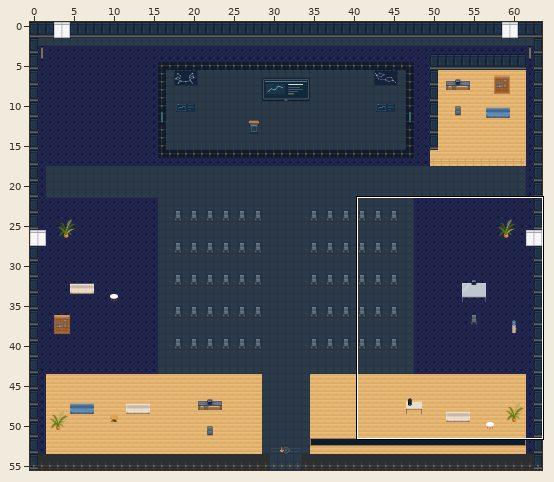
Two states of a Tiled map (JSON), maps/lunar-hall.tmj. Above: a wide view before the commit, with the close-up outlined.
Close-up. Old version:
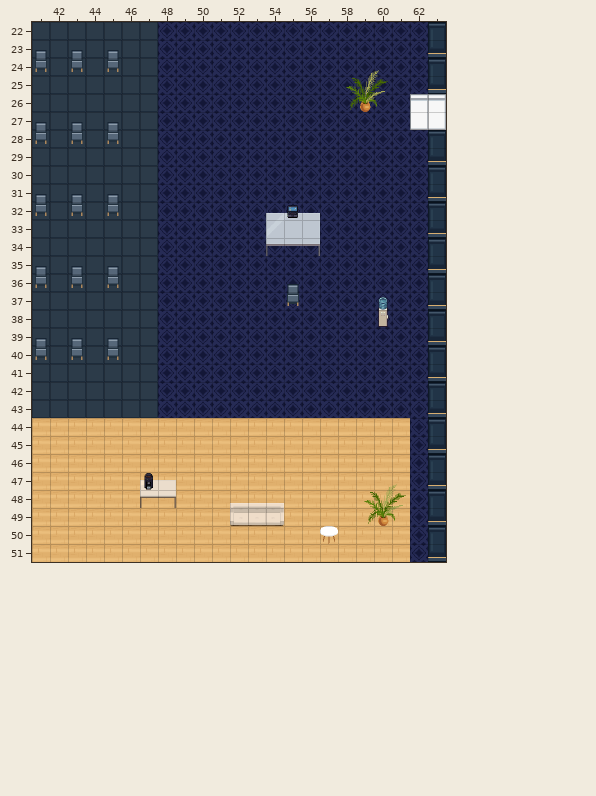
Cells are 32x32 px. Shown: x 41..63, y 22..51. The commit also changed other parts of the map, which this record leaves out.
And afterwards:
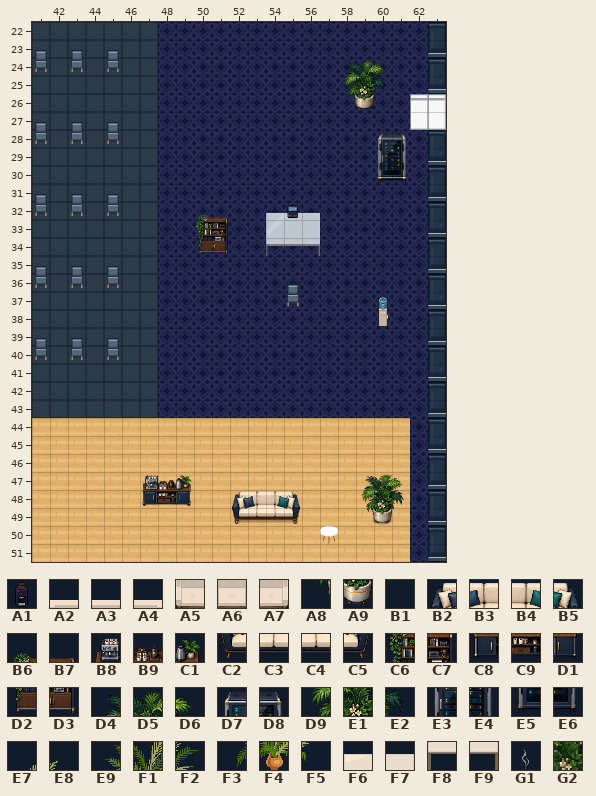
Key: from "art-10": A1 0; from "art-4": A2 0, A3 1, A4 2, A5 13, A6 14, A7 15; from "art-5": A8 6, A9 7, B1 8; from "art-6": B2 6, B3 7, B4 8, B5 9, B6 10, B7 11, B8 12, B9 13, C1 14, C2 22, C3 23, C4 24, C5 25, C6 26, C7 27, C8 28, C9 29, D1 30, D2 42, D3 43, D4 64, D5 65, D6 66, D7 75, D8 76, D9 80, E1 81, E2 82, E3 91, E4 92, E5 107, E6 108; from "art-7": E7 61, E8 62, E9 72, F1 73, F2 74, F3 84, F4 85, F5 86; from "art-8": F6 40, F7 41, F8 50, F9 51; from "interior-ambient-steam": G1 5; from "navigation-mask": G2 1.
__ is an empty cell.
Tiles of an added or newly shown layer are drawn over the layers below it.
See-through tiles are keyed as they look on the map.
The exact change:
{"where": "layer \"scenery-belowAvatar-0\""}
{"y":24,"x":59,"old":"E7 E8","new":"__ __"}
{"y":25,"x":58,"old":"E9 F1 F2","new":"__ __ __"}
{"y":26,"x":58,"old":"F3 F4 F5","new":"A8 A9 B1"}
{"y":28,"x":60,"old":"__ __","new":"D7 D8"}
{"y":29,"x":60,"old":"__ __","new":"E3 E4"}
{"y":30,"x":60,"old":"__ __","new":"E5 E6"}
{"y":32,"x":50,"old":"__ __","new":"B6 B7"}
{"y":33,"x":50,"old":"__ __","new":"C6 C7"}
{"y":34,"x":50,"old":"__ __","new":"D2 D3"}
{"y":47,"x":47,"old":"F6 F7 __","new":"B8 B9 C1"}
{"y":47,"x":59,"old":"__ E7 E8","new":"D4 D5 D6"}
{"y":48,"x":47,"old":"F8 F9 __","new":"C8 C9 D1"}
{"y":48,"x":52,"old":"A2 A3 A4 __","new":"B2 B3 B4 B5"}
{"y":48,"x":59,"old":"E9 F1 F2","new":"D9 E1 E2"}
{"y":49,"x":52,"old":"A5 A6 A7 __","new":"C2 C3 C4 C5"}
{"y":49,"x":59,"old":"F3 F4 F5","new":"A8 A9 B1"}
{"where": "layer \"scenery-belowAvatar-1\""}
{"y":47,"x":47,"old":"A1","new":"__"}
{"where": "layer \"interior-ambient-steam\" (added)"}
{"y":47,"x":47,"old":"__","new":"G1"}
{"where": "layer \"interior-ambient-server\" (added)"}
{"y":28,"x":60,"old":"__ __","new":"D7 D8"}
{"y":29,"x":60,"old":"__ __","new":"E3 E4"}
{"y":30,"x":60,"old":"__ __","new":"E5 E6"}
{"where": "layer \"scenery-aboveAvatar-0\" (added)"}
{"y":24,"x":58,"old":"__ __ __","new":"D4 D5 D6"}
{"y":25,"x":58,"old":"__ __ __","new":"D9 E1 E2"}
{"where": "layer \"physical-collisions\""}
{"y":28,"x":60,"old":"__ __","new":"G2 G2"}
{"y":29,"x":60,"old":"__ __","new":"G2 G2"}
{"y":30,"x":60,"old":"__ __","new":"G2 G2"}
{"y":32,"x":50,"old":"__ __","new":"G2 G2"}
{"y":33,"x":50,"old":"__ __","new":"G2 G2"}
{"y":34,"x":50,"old":"__ __","new":"G2 G2"}
{"y":47,"x":47,"old":"__ __ __","new":"G2 G2 G2"}
{"y":47,"x":59,"old":"__ __ __","new":"G2 G2 G2"}
{"y":48,"x":49,"old":"__","new":"G2"}
{"y":48,"x":52,"old":"__ __ __ __","new":"G2 G2 G2 G2"}
{"y":48,"x":59,"old":"__ __ __","new":"G2 G2 G2"}
{"y":49,"x":55,"old":"__","new":"G2"}
{"y":49,"x":59,"old":"__","new":"G2"}
{"y":49,"x":61,"old":"__","new":"G2"}
{"label":"changed","picture_box":[343,60,388,112]}
{"label":"added","picture_box":[377,132,406,182]}
{"label":"added","picture_box":[196,214,228,254]}
{"label":"changed","picture_box":[140,473,192,508]}
{"label":"changed","picture_box":[361,474,406,526]}
{"label":"changed","picture_box":[230,491,300,526]}
